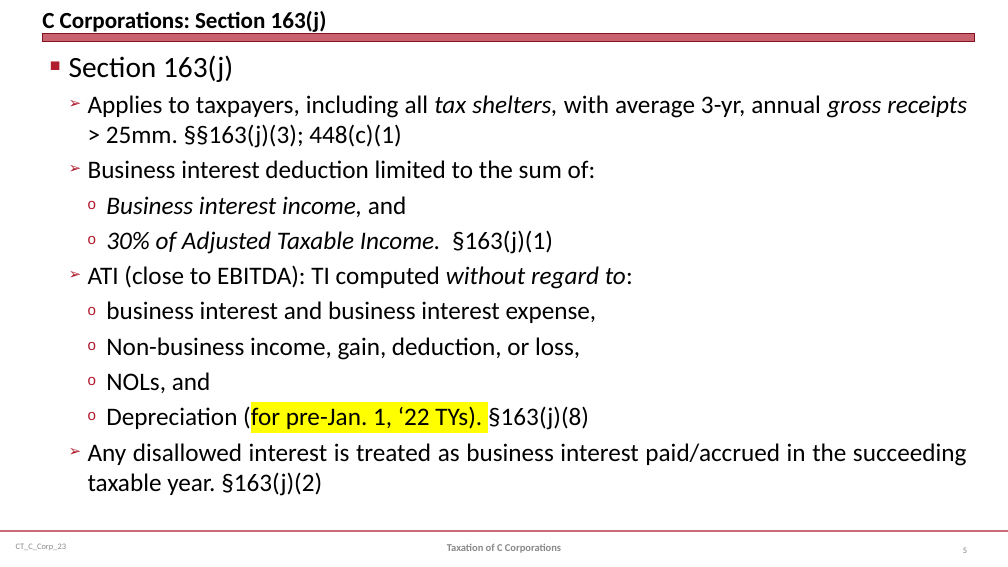
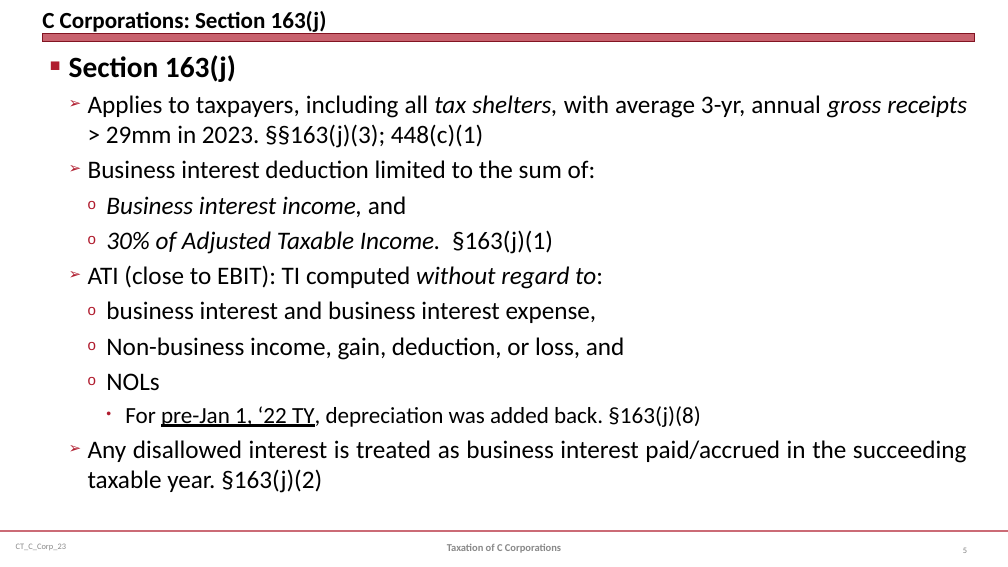
Before and after one commit to jmc877/Corporate-Tax, a slide deck: slide 5 of slides/CT_C_Corp_23.pptx. Drawn at 1008x567 pixels with LibreOffice and Linux fonts; fonts in the diff are those of the drawing. Boxes give left, top, right and bottom in pixels: in the first picture for what was removed or moved away, otherwise in the second. Text is boxed around its words. In the diff, an @@ line names an element or a change of style, - is before the commit and + after.

```diff
--- a/slides/CT_C_Corp_23.pptx
+++ b/slides/CT_C_Corp_23.pptx
@@ text at bbox=[69, 55, 236, 82]: bold on in "Section 163(j)" @@
@@ text at bbox=[88, 95, 967, 148]: text changed @@
-  ➢ Applies to taxpayers, including all tax shelters, with average 3-yr, annual gross receipts > 25mm. §§163(j)(3); 448(c)(1)
+  ➢ Applies to taxpayers, including all tax shelters, with average 3-yr, annual gross receipts > 29mm in 2023. §§163(j)(3); 448(c)(1)
@@ text at bbox=[88, 265, 603, 289]: text changed @@
-  ➢ ATI (close to EBITDA): TI computed without regard to:
+  ➢ ATI (close to EBIT): TI computed without regard to:
@@ text at bbox=[106, 337, 700, 427]: text changed; size 24 to 22 pt @@
-    o Non-business income, gain, deduction, or loss,
-    o NOLs, and
-    o Depreciation (for pre-Jan. 1, ‘22 TYs). §163(j)(8)
+    o Non-business income, gain, deduction, or loss, and
+    o NOLs
+      • For pre-Jan 1, ‘22 TY, depreciation was added back. §163(j)(8)
```
Also in this commit, not shown: 7 other slides changed, 6 slides added.
